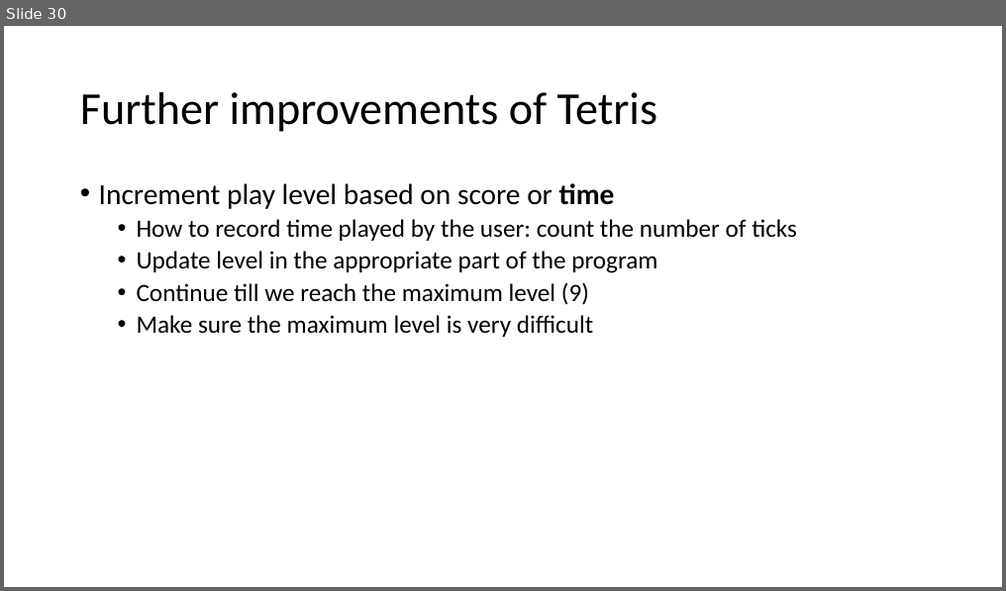
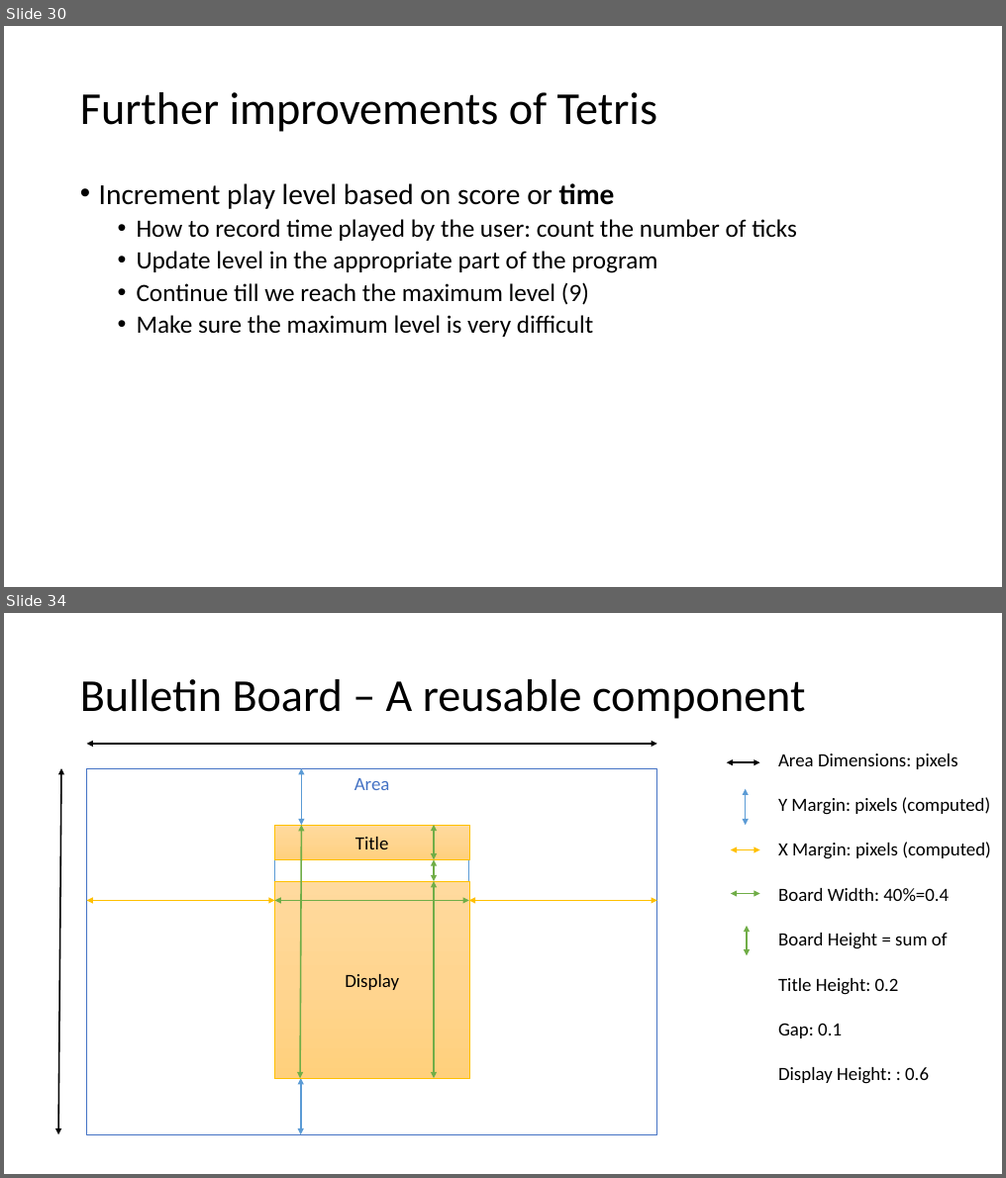
Before and after one commit to brianwhu/fun-in-js, a slide deck: documents/DataStructures.pptx. Shown one above the other, each under a label of ours: slide 30 before the commit, slides 30 and 34 after it; the slides between them are not shown. The pictures are 1006x591 and 1006x1178 pixels, drawn with LibreOffice and Linux fonts; fonts in the diff are those of the drawing. Boxes give left, top, right and bottom in pixels: in the first picture for what was removed or moved away, otherwise in the second. Text is boxed around its words. In the diff, an @@ line names an element or a change of style, - is before the commit and + after.

```diff
--- a/documents/DataStructures.pptx
+++ b/documents/DataStructures.pptx
@@ slide 34 added at [4,613,1002,1174], background #FFFFFF @@
@@ title added at [80,679,805,719], 44 pt, text #000000 @@
+Bulletin Board – A reusable component
@@ double arrow added from (87, 744) to (657, 744), #000000 1.5 pt @@
@@ text added at [778,754,991,1084], 18 pt, text #000000 @@
+Area Dimensions: pixels
+Y Margin: pixels (computed)
+X Margin: pixels (computed)
+Board Width: 40%=0.4
+Board Height = sum of
+Title Height: 0.2
+Gap: 0.1
+Display Height: : 0.6
@@ double arrow added from (61, 768) to (58, 1135), #000000 1.5 pt @@
@@ rectangle added at [87,768,657,1135], outline #4472C4 0.75 pt, 18 pt, text #4472C4 @@
+Area
@@ double arrow added from (301, 768) to (301, 825), #5B9BD5 1.5 pt @@
@@ double arrow added from (727, 762) to (760, 762), #000000 1.5 pt @@
@@ double arrow added from (746, 789) to (746, 825), #5B9BD5 1.5 pt @@
@@ rectangle added at [275,825,469,1078], outline #5B9BD5 0.75 pt @@
@@ rectangle added at [275,825,469,860], fill gradient #FFDB9E to #FFD590 to #FFD07C, outline #FFC000 0.5 pt, 18 pt, text #000000 @@
+Title
@@ double arrow added from (301, 825) to (300, 1078), #70AD47 1.5 pt @@
@@ double arrow added from (434, 825) to (434, 861), #70AD47 1.5 pt @@
@@ double arrow added from (434, 861) to (434, 881), #70AD47 1.5 pt @@
@@ double arrow added from (731, 851) to (760, 851), #FFC000 1.5 pt @@
@@ double arrow added from (87, 900) to (275, 900), #FFC000 1.5 pt @@
@@ rectangle added at [275,881,469,1078], fill gradient #FFDB9E to #FFD590 to #FFD07C, outline #FFC000 0.5 pt, 18 pt, text #000000 @@
+Display
@@ double arrow added from (275, 900) to (469, 900), #70AD47 1.5 pt @@
@@ double arrow added from (434, 881) to (434, 1078), #70AD47 1.5 pt @@
@@ double arrow added from (469, 900) to (657, 900), #FFC000 1.5 pt @@
@@ double arrow added from (731, 894) to (760, 894), #70AD47 1.5 pt @@
@@ double arrow added from (746, 926) to (746, 956), #70AD47 1.5 pt @@
@@ double arrow added from (300, 1078) to (300, 1135), #5B9BD5 1.5 pt @@
```
Also in this commit, not shown: 7 other slides added, 14 other files.
